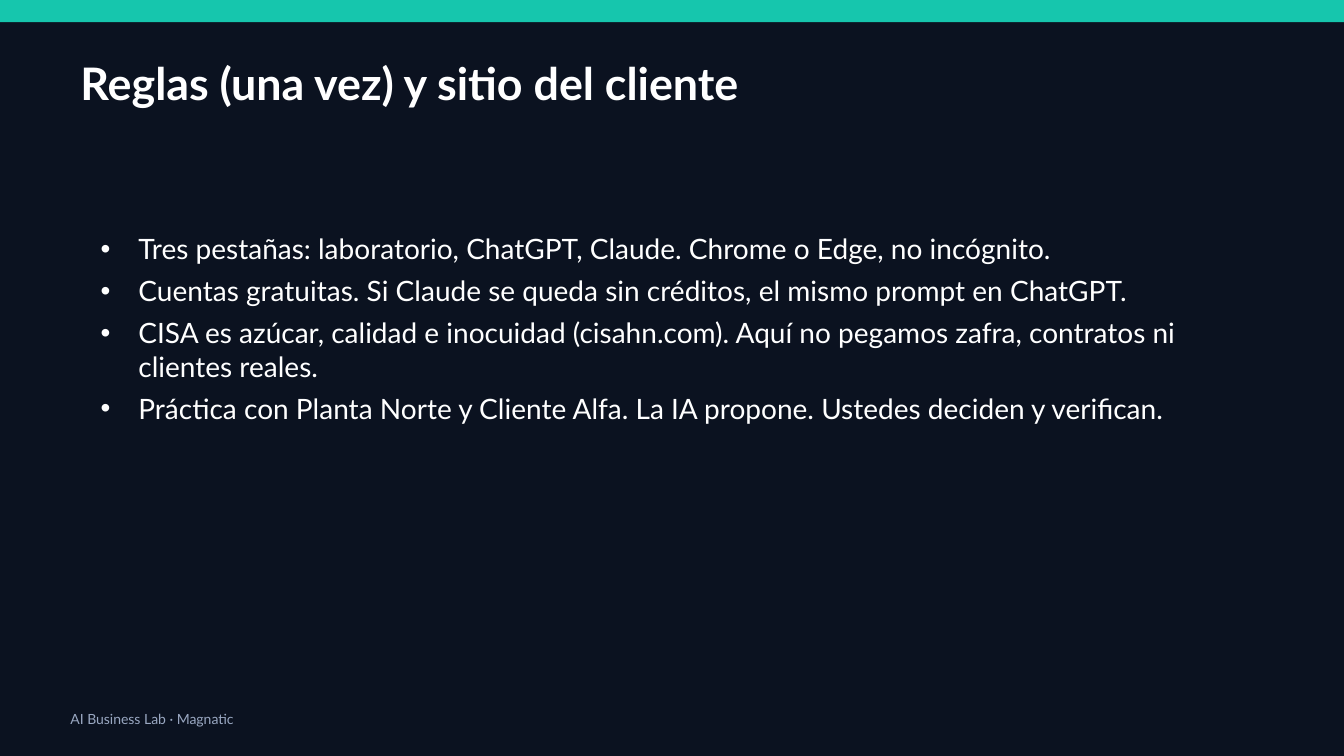
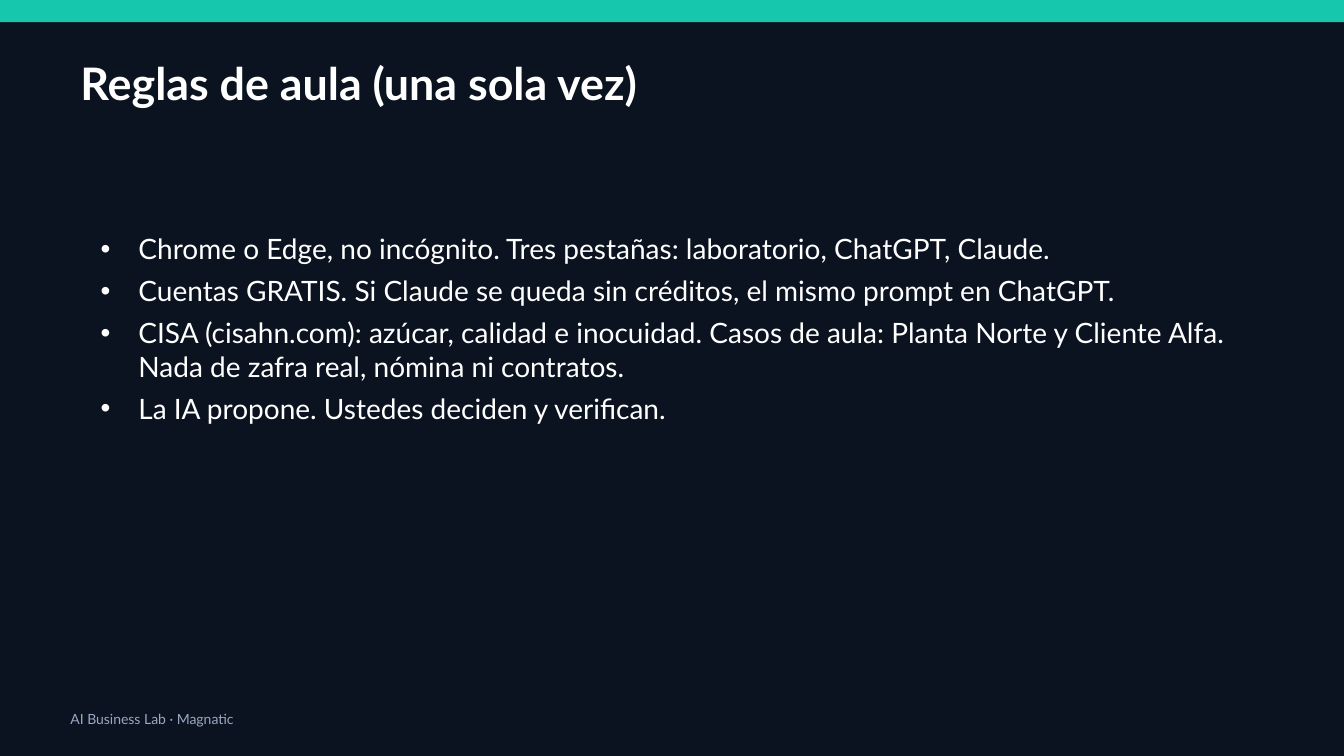
Before and after one commit to xander0408/CURSOS, a slide deck: slide 4 of AI-Business-Lab-Presentacion.pptx (slide 5 before the commit). Drawn at 1344x756 pixels with LibreOffice and Linux fonts; fonts in the diff are those of the drawing. Boxes give left, top, right and bottom in pixels: in the first picture for what was removed or moved away, otherwise in the second. Text is boxed around its words. In the diff, an @@ line names an element or a change of style, - is before the commit and + after.

```diff
--- a/AI-Business-Lab-Presentacion.pptx
+++ b/AI-Business-Lab-Presentacion.pptx
@@ text at [80,65,637,108]: text changed @@
-Reglas (una vez) y sitio del cliente
+Reglas de aula (una sola vez)
@@ text at [138,238,1224,424]: text changed @@
-• Tres pestañas: laboratorio, ChatGPT, Claude. Chrome o Edge, no incógnito.
-• Cuentas gratuitas. Si Claude se queda sin créditos, el mismo prompt en ChatGPT.
-• CISA es azúcar, calidad e inocuidad (cisahn.com). Aquí no pegamos zafra, contratos ni clientes reales.
-• Práctica con Planta Norte y Cliente Alfa. La IA propone. Ustedes deciden y verifican.
+• Chrome o Edge, no incógnito. Tres pestañas: laboratorio, ChatGPT, Claude.
+• Cuentas GRATIS. Si Claude se queda sin créditos, el mismo prompt en ChatGPT.
+• CISA (cisahn.com): azúcar, calidad e inocuidad. Casos de aula: Planta Norte y Cliente Alfa. Nada de zafra real, nómina ni contratos.
+• La IA propone. Ustedes deciden y verifican.
```
Also in this commit, not shown: 37 other slides changed, 10 slides added, 14 slides removed, 1 other file.
